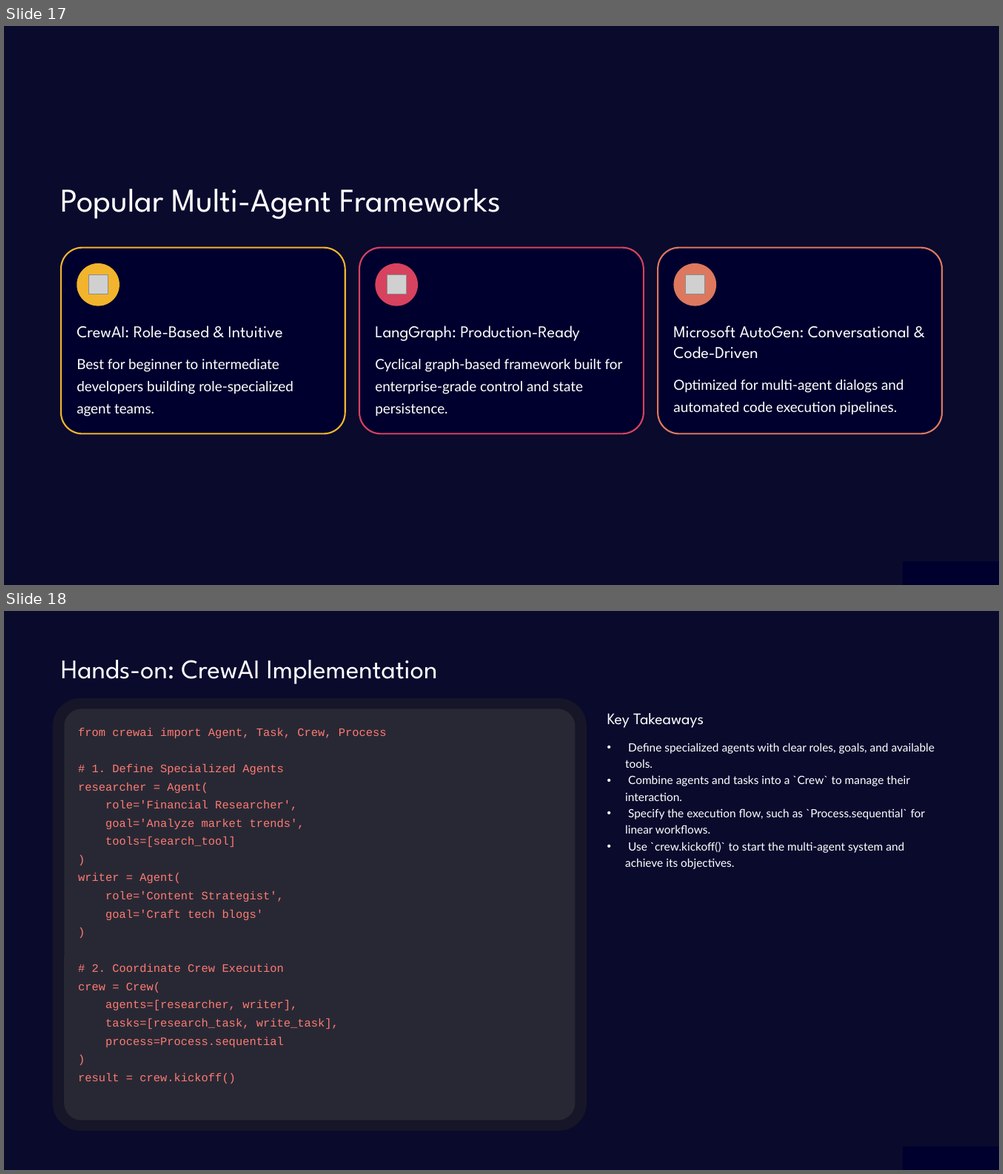
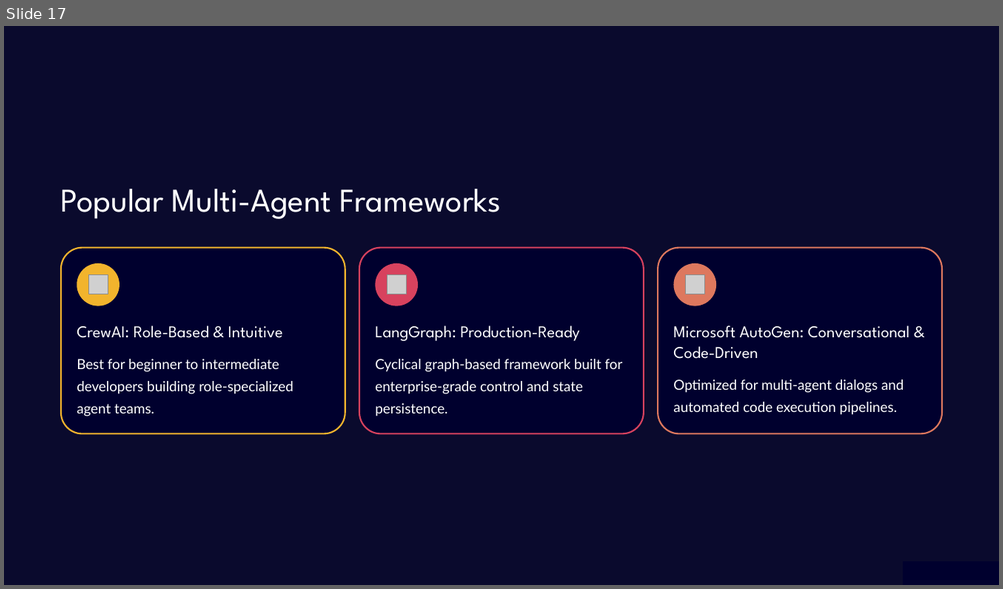
Before and after one commit to NadaNaguib/hr-screening-copilot, a slide deck: teaching/Multi-Agent-Orchestration.pptx. Shown one above the other, each under a label of ours: slides 17 and 18 before the commit, slide 17 after it. The pictures are 1003x1174 and 1003x589 pixels, drawn with LibreOffice and Linux fonts; fonts in the diff are those of the drawing; grey boxes stand for pictures; background and template pictures are left out; a plain dark background stands for a picture behind light text. Boxes give left, top, right and bottom in pixels: in the first picture for what was removed or moved away, otherwise in the second. Text is boxed around its words. In the diff, an @@ line names an element or a change of style, - is before the commit and + after.

```diff
--- a/teaching/Multi-Agent-Orchestration.pptx
+++ b/teaching/Multi-Agent-Orchestration.pptx
@@ slide 18 removed at (x1=4, y1=611, x2=999, y2=1170), background picture (left out); not listed: 1 template element that a slide beside it also shows @@
@@ text removed at (x1=61, y1=660, x2=438, y2=684) @@
-Hands-on: CrewAI Implementation
@@ rounded rectangle removed at (x1=53, y1=698, x2=586, y2=1131) @@
@@ rounded rectangle removed at (x1=65, y1=709, x2=575, y2=1121) @@
@@ text removed at (x1=607, y1=713, x2=703, y2=728) @@
-Key Takeaways
@@ text removed at (x1=78, y1=728, x2=387, y2=1084) @@
-from crewai import Agent, Task, Crew, Process
-# 1. Define Specialized Agents
-researcher = Agent(
-role='Financial Researcher',
-goal='Analyze market trends',
-tools=[search_tool]
-)
-writer = Agent(
-role='Content Strategist',
-goal='Craft tech blogs'
-)
-# 2. Coordinate Crew Execution
-crew = Crew(
-agents=[researcher, writer],
-tasks=[research_task, write_task],
-process=Process.sequential
-)
-result = crew.kickoff()
@@ text removed at (x1=625, y1=743, x2=934, y2=869) @@
-• Define specialized agents with clear roles, goals, and available tools.
-• Combine agents and tasks into a `Crew` to manage their interaction.
-• Specify the execution flow, such as `Process.sequential` for linear workflows.
-• Use `crew.kickoff()` to start the multi-agent system and achieve its objectives.
@@ rectangle removed at (x1=903, y1=1147, x2=999, y2=1170) @@
```
Also in this commit, not shown: 1 slide changed, 4 slides added, 4 other slides removed, 1 other file.
